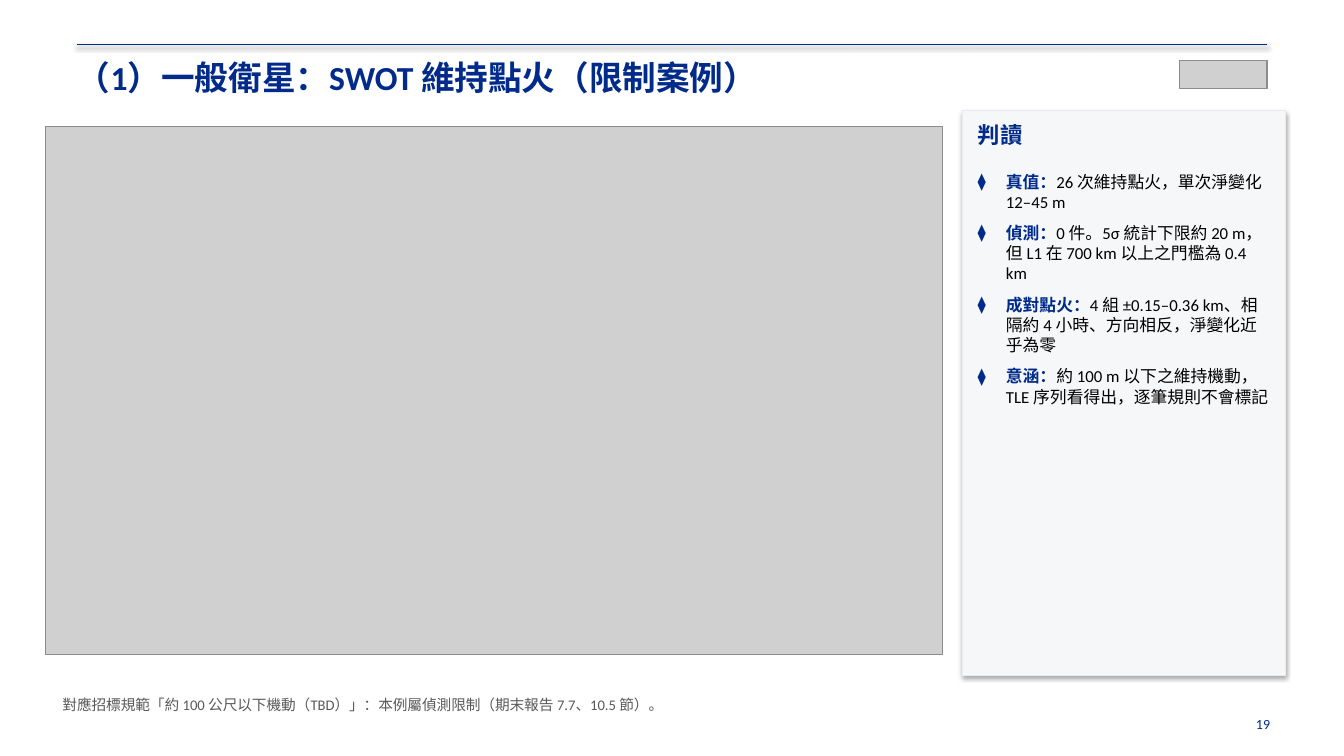
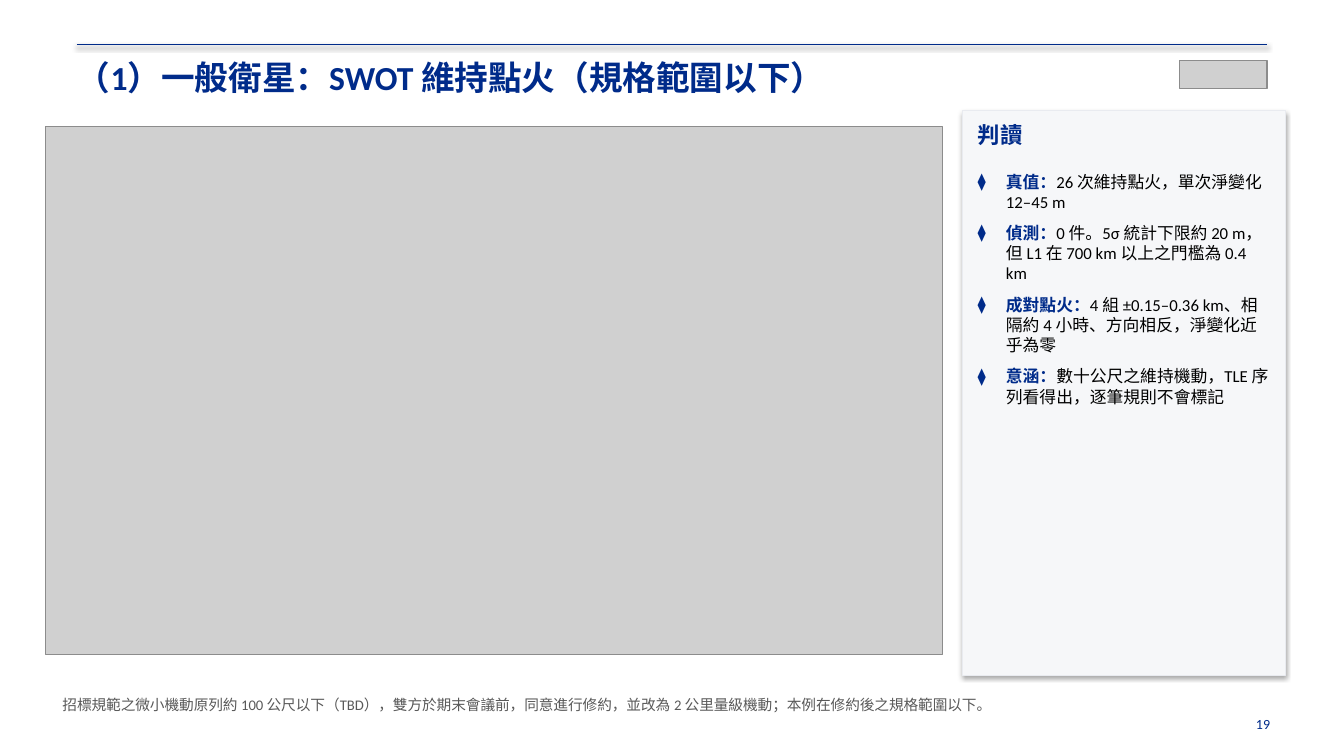
Before and after one commit to RhynoW/Sat_TraingDataExtension, a slide deck: slide 19 of docs/期末報告_補充簡報_建議事項一問一答_20261125.pptx. Drawn at 1344x756 pixels with LibreOffice and Linux fonts; fonts in the diff are those of the drawing; grey boxes stand for pictures. Boxes give left, top, right and bottom in pixels: in the first picture for what was removed or moved away, otherwise in the second. Text is boxed around its words. In the diff, an @@ line names an element or a change of style, - is before the commit and + after.

```diff
--- a/docs/期末報告_補充簡報_建議事項一問一答_20261125.pptx
+++ b/docs/期末報告_補充簡報_建議事項一問一答_20261125.pptx
@@ text at [77, 61, 824, 94]: text changed @@
-（1）一般衛星：SWOT 維持點火（限制案例）
+（1）一般衛星：SWOT 維持點火（規格範圍以下）
@@ text at [1006, 367, 1269, 405]: text changed @@
-⧫ 意涵：約 100 m 以下之維持機動，TLE 序列看得出，逐筆規則不會標記
+⧫ 意涵：數十公尺之維持機動，TLE 序列看得出，逐筆規則不會標記
@@ text at [62, 697, 992, 712]: text changed @@
-對應招標規範「約 100 公尺以下機動（TBD）」：本例屬偵測限制（期末報告 7.7、10.5 節）。
+招標規範之微小機動原列約 100 公尺以下（TBD），雙方於期末會議前，同意進行修約，並改為 2 公里量級機動；本例在修約後之規格範圍以下。
```
Also in this commit, not shown: 2 other slides changed, 20 other files.
